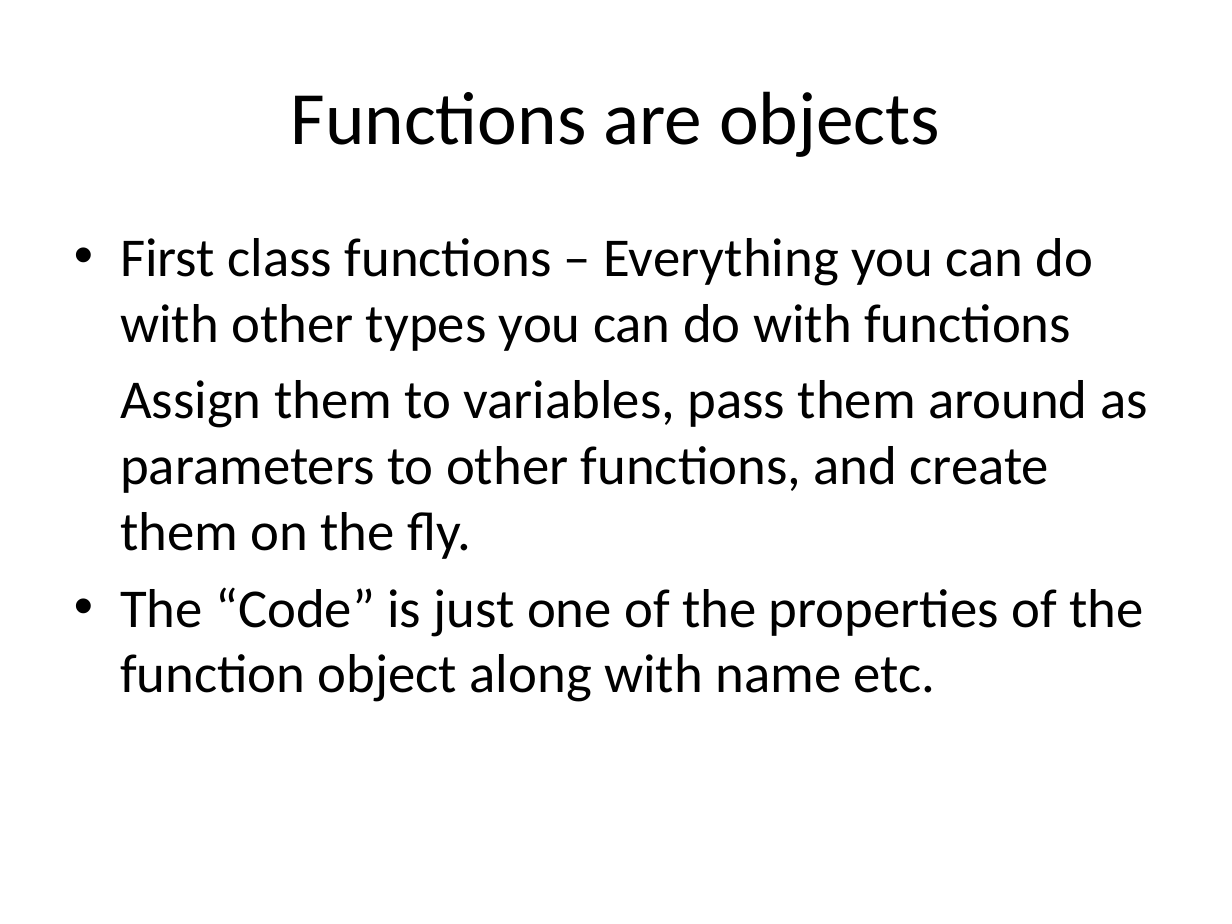
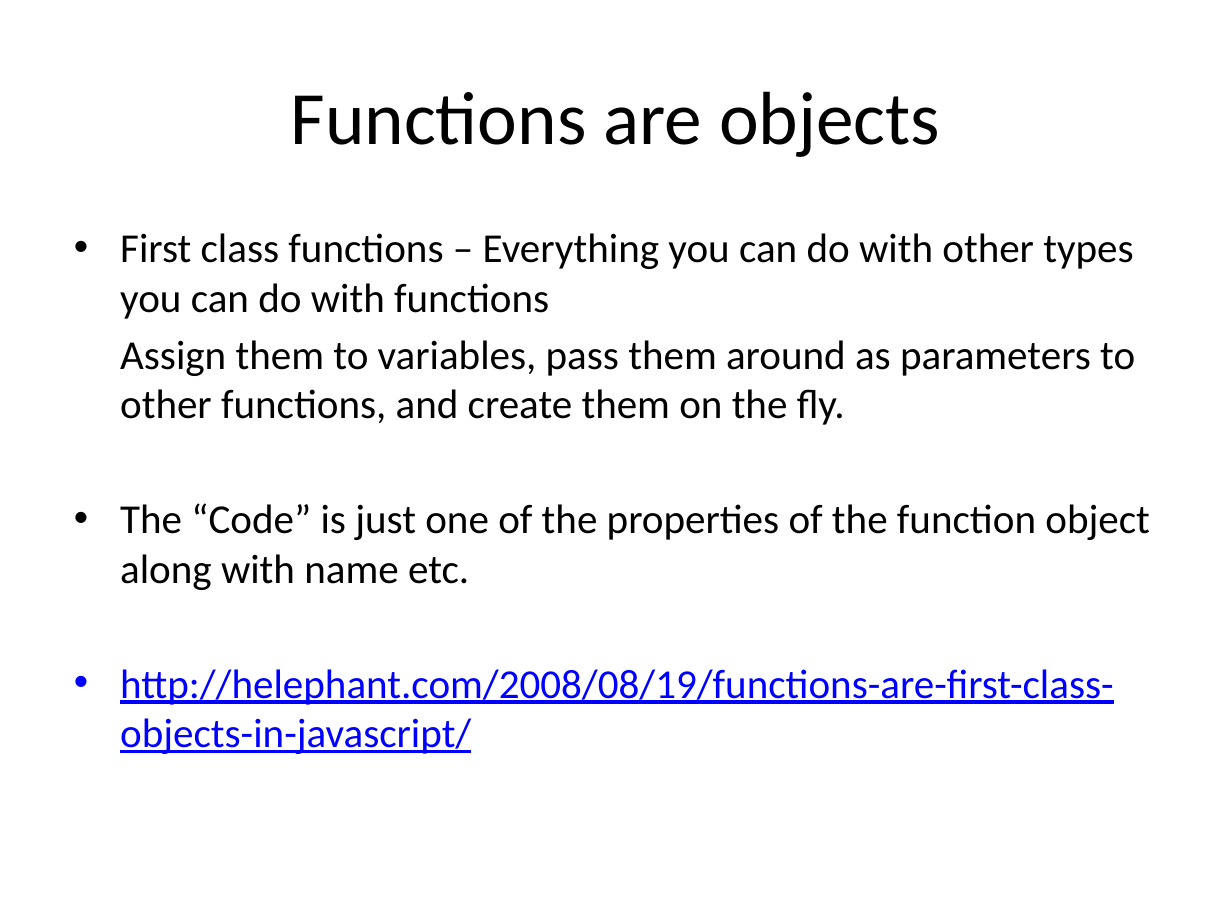
Before and after one commit to denhosi1/JavaScriptTheWeirdParts, a slide deck: slide 7 of JavaScriptTheWeirdParts.pptx. Drawn at 1232x924 pixels with LibreOffice and Linux fonts; fonts in the diff are those of the drawing. Boxes give left, top, right and bottom in pixels: in the first picture for what was removed or moved away, otherwise in the second. Text is boxed around its words. In the diff, an @@ line names an element or a change of style, - is before the commit and + after.

```diff
--- a/JavaScriptTheWeirdParts.pptx
+++ b/JavaScriptTheWeirdParts.pptx
@@ text at [120, 233, 1150, 590]: size 32 to 24 pt in "First class functions – Everything you can ...", "Assign them to variables, pass them around ...", "The “Code” is just one of the ..."; less space between paragraphs @@
@@ text at [120, 669, 1114, 754]: paragraph added @@
+• http://helephant.com/2008/08/19/functions-are-first-class-objects-in-javascript/
```
Also in this commit, not shown: 10 other slides changed, 1 other file.
